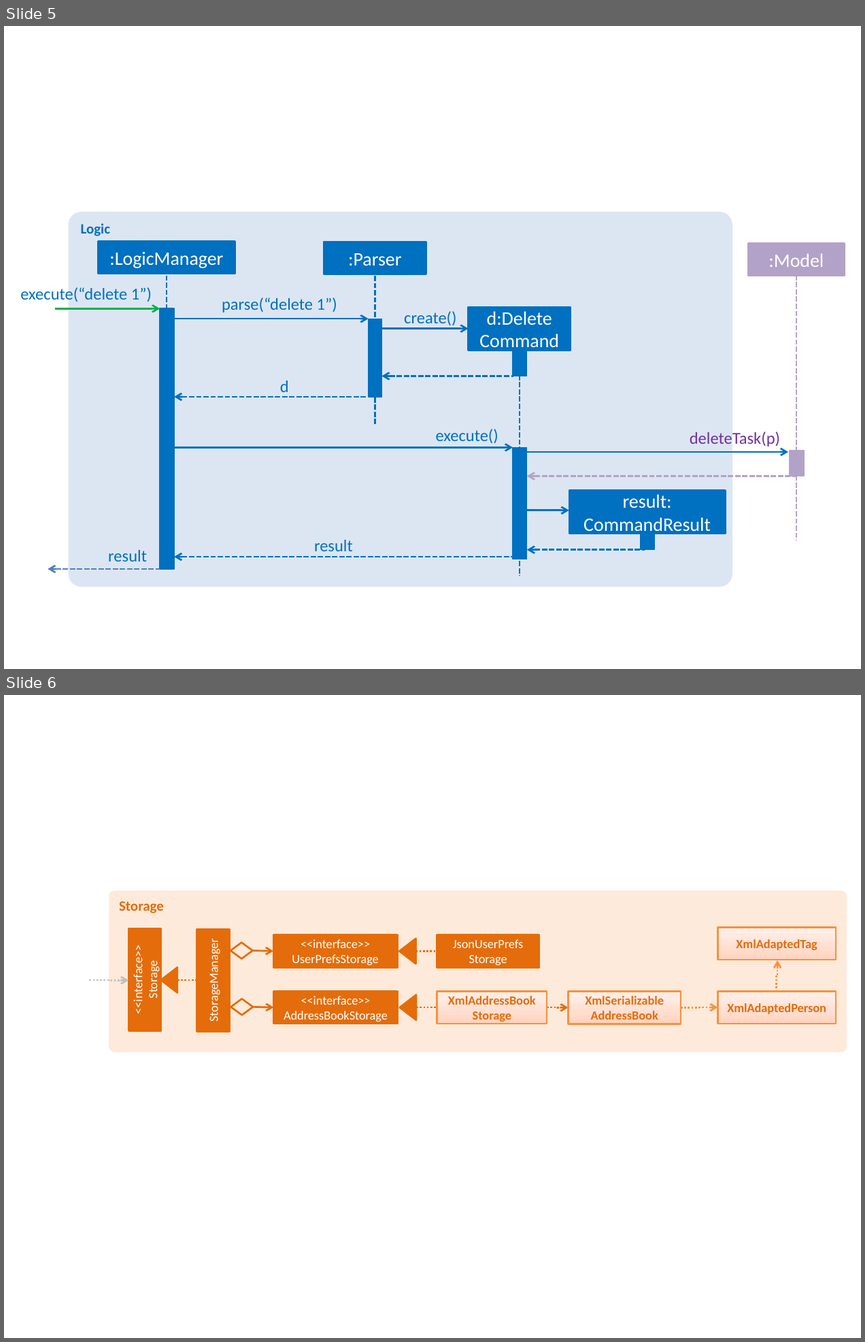
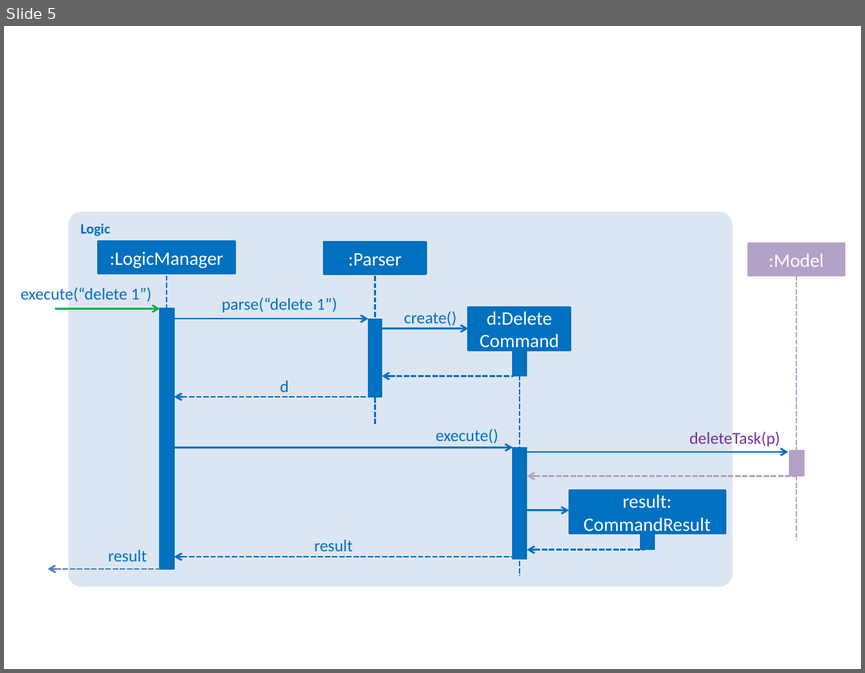
Before and after one commit to unusep/main, a slide deck: docs/diagrams/Diagrams.pptx. Shown one above the other, each under a label of ours: slides 5 and 6 before the commit, slide 5 after it. The pictures are 865x1342 and 865x673 pixels, drawn with LibreOffice and Linux fonts; fonts in the diff are those of the drawing. Boxes give left, top, right and bottom in pixels: in the first picture for what was removed or moved away, otherwise in the second. Text is boxed around its words. In the diff, an @@ line names an element or a change of style, - is before the commit and + after.

Commit message:
update storage in DG

```diff
--- a/docs/diagrams/Diagrams.pptx
+++ b/docs/diagrams/Diagrams.pptx
@@ slide 6 removed at [4,695,861,1338], background #FFFFFF @@
@@ rounded rectangle removed at [109,890,847,1051] @@
-Storage
@@ rectangle removed at [129,928,162,1031] @@
-<<interface>>
-Storage
@@ rectangle removed at [197,929,229,1032] @@
-StorageManager
@@ rectangle removed at [273,935,397,968] @@
-<<interface>>
-UserPrefsStorage
@@ triangle removed at [399,938,415,964] @@
@@ rectangle removed at [436,935,540,968] @@
-JsonUserPrefs
-Storage
@@ rectangle removed at [718,927,836,960] @@
-XmlAdaptedTag
@@ diamond removed at [230,943,252,959] @@
@@ arrow removed from (252, 950) to (273, 951) @@
@@ elbow line removed from (416, 951) to (436, 951) @@
@@ elbow arrow removed from (90, 979) to (128, 981) @@
@@ triangle removed at [161,967,177,993] @@
@@ line removed from (177, 979) to (198, 979) @@
@@ elbow arrow removed from (776, 991) to (777, 961) @@
@@ diamond removed at [231,998,254,1015] @@
@@ rectangle removed at [274,991,398,1023] @@
-<<interface>>
-AddressBookStorage
@@ triangle removed at [400,994,417,1020] @@
@@ rectangle removed at [436,991,547,1023] @@
-XmlAddressBook
-Storage
@@ rectangle removed at [568,991,680,1024] @@
-XmlSerializable
-AddressBook
@@ rectangle removed at [718,991,836,1024] @@
-XmlAdaptedPerson
@@ arrow removed from (254, 1007) to (274, 1007) @@
@@ elbow line removed from (416, 1007) to (436, 1007) @@
@@ elbow arrow removed from (547, 1007) to (568, 1008) @@
@@ elbow arrow removed from (681, 1008) to (718, 1008) @@
```
Also in this commit, not shown: 6 other files.
